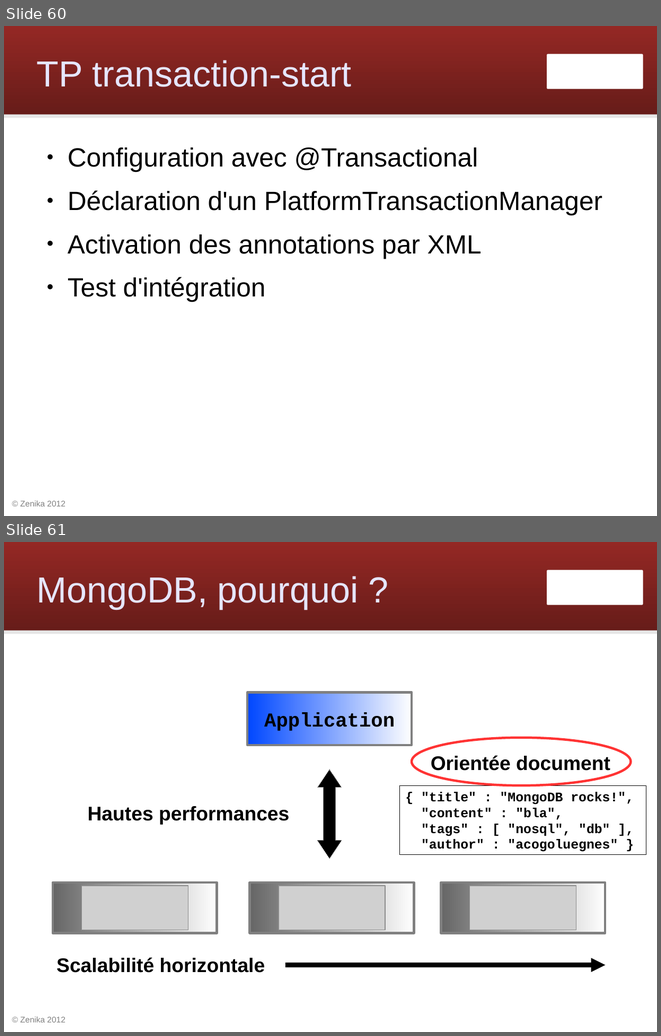
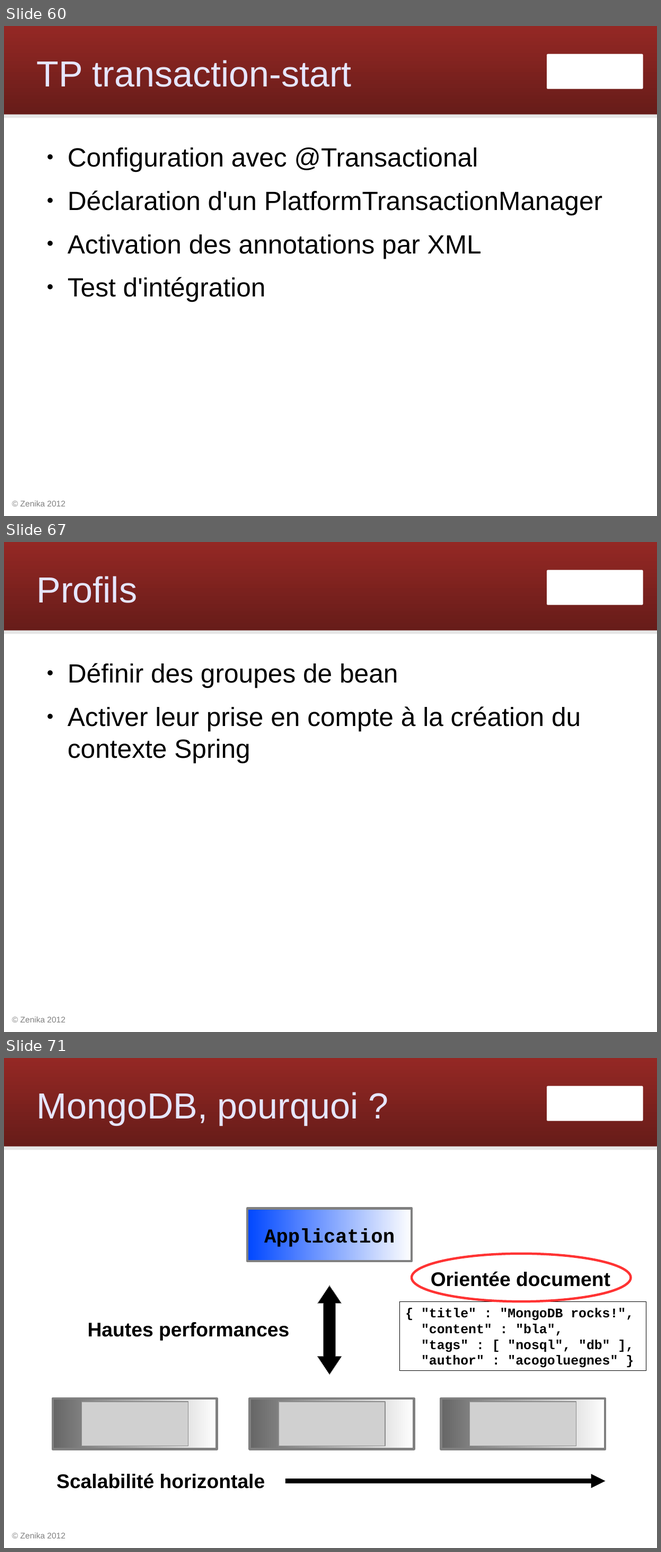
Before and after one commit to Zenika/workshop-spring-core, a slide deck: spring-workshop.odp. Shown one above the other, each under a label of ours: slides 60 and 61 before the commit, slides 60, 67 and 71 after it; the slides between them are not shown. The pictures are 661x1036 and 661x1552 pixels, drawn with LibreOffice and Linux fonts; fonts in the diff are those of the drawing; grey boxes stand for pictures; background and template pictures are left out. Boxes give left, top, right and bottom in pixels: in the first picture for what was removed or moved away, otherwise in the second. Text is boxed around its words. In the diff, an @@ line names an element or a change of style, - is before the commit and + after.

```diff
--- a/spring-workshop.odp
+++ b/spring-workshop.odp
@@ slide 67 added at (4, 542, 657, 1032), background #FFFFFF; not listed: 4 template elements that a slide beside it also shows @@
@@ title added at (37, 576, 138, 603), 44 pt, text #E6E6FF @@
+Profils
@@ text added at (68, 663, 581, 762), 32 pt, text #000000 @@
+● Définir des groupes de bean
+● Activer leur prise en compte à la création du contexte Spring
@@ what was slide 61 is now slide 71 @@
```
Also in this commit, not shown: 9 other slides added.
